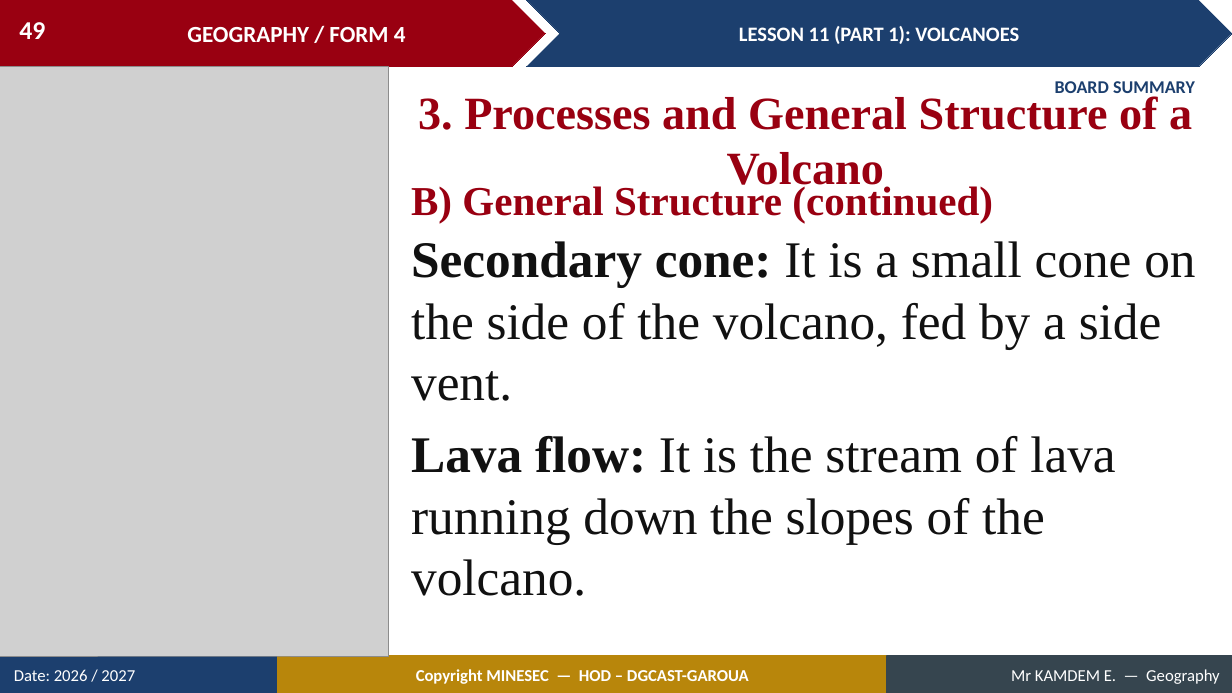
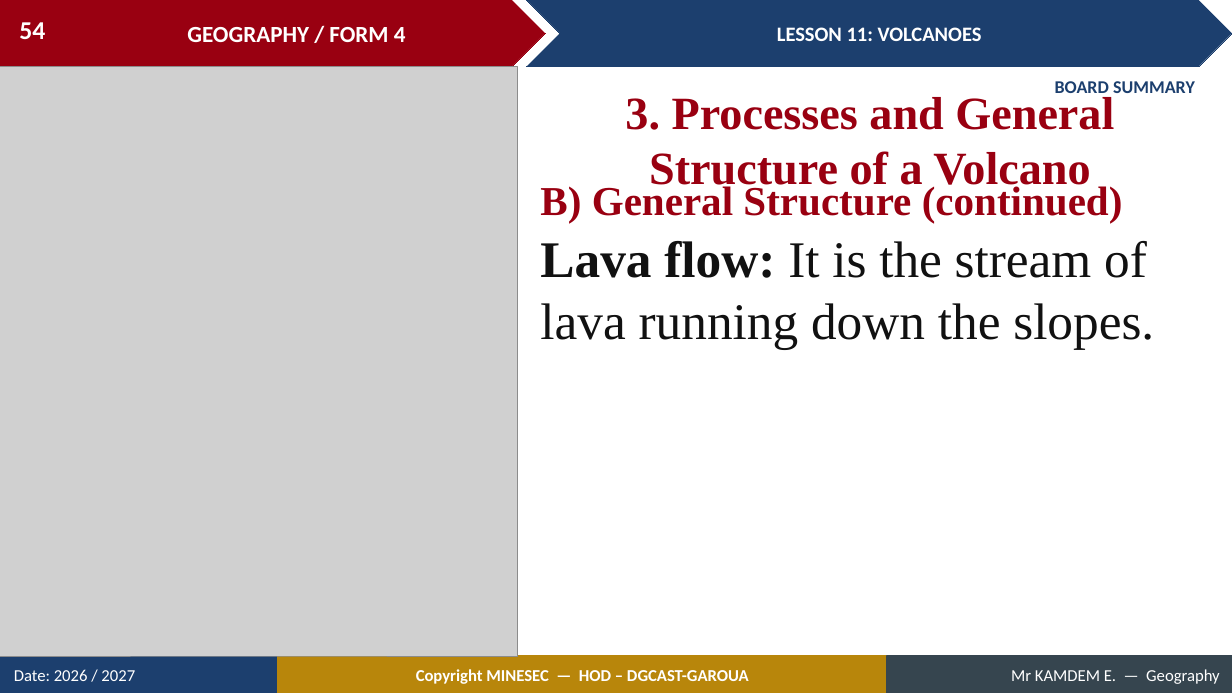
Before and after one commit to Berthautk/linea-github, a slide deck: slide 54 of lecons/F3/14_FORM4_LESSON11_Volcanoes.pptx (slide 49 before the commit). Drawn at 1232x693 pixels with LibreOffice and Linux fonts; fonts in the diff are those of the drawing; grey boxes stand for pictures. Boxes give left, top, right and bottom in pixels: in the first picture for what was removed or moved away, otherwise in the second. Text is boxed around its words. In the diff, an @@ line names an element or a change of style, - is before the commit and + after.

```diff
--- a/lecons/F3/14_FORM4_LESSON11_Volcanoes.pptx
+++ b/lecons/F3/14_FORM4_LESSON11_Volcanoes.pptx
@@ page number at bbox=[19, 22, 45, 39]: text changed @@
-49
+54
@@ text in chevron at bbox=[777, 27, 982, 41]: text changed @@
-LESSON 11 (PART 1): VOLCANOES
+LESSON 11: VOLCANOES
@@ picture: place and size @@
-picture at bbox=[0, 67, 388, 656]
+picture at bbox=[0, 67, 518, 656]
@@ text "3. Processes and General Structure ..." rewrapped from bbox=[418, 96, 1192, 194] to bbox=[625, 97, 1114, 194] @@
@@ text "B) General Structure (continued)": place and size @@
-text "B) General Structure (continued)" at bbox=[411, 182, 993, 222]
+text "B) General Structure (continued)" at bbox=[540, 182, 1123, 222]
@@ text at bbox=[540, 241, 1154, 350]: text changed @@
-Secondary cone: It is a small cone on the side of the volcano, fed by a side vent.
-Lava flow: It is the stream of lava running down the slopes of the volcano.
+Lava flow: It is the stream of lava running down the slopes.
```
Also in this commit, not shown: 60 other slides changed, 19 slides added, 3 slides removed, 10 other files.
